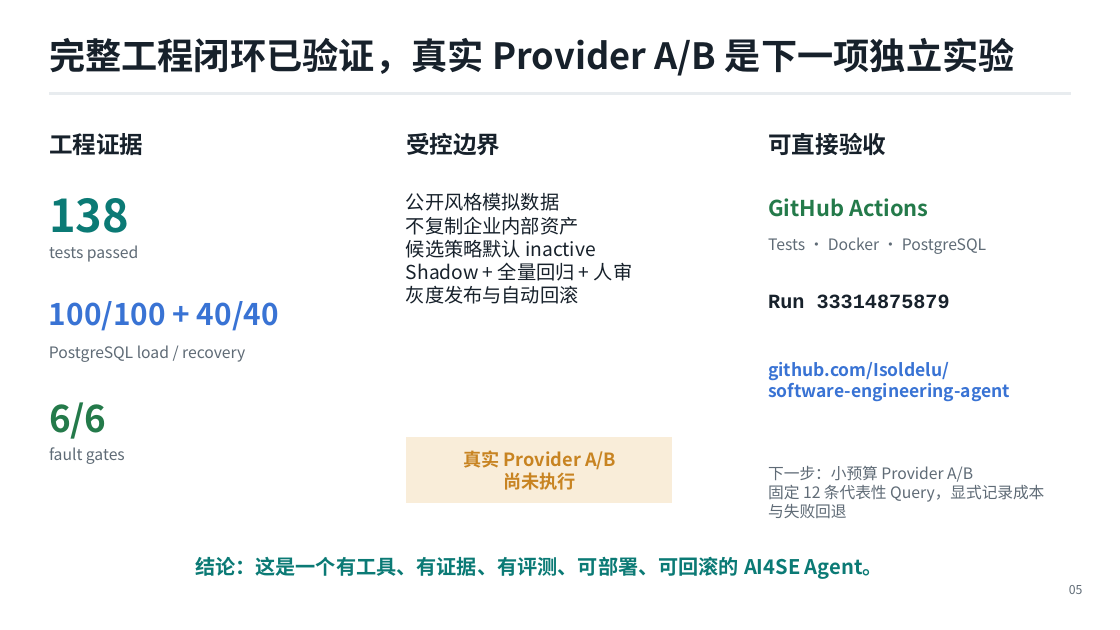
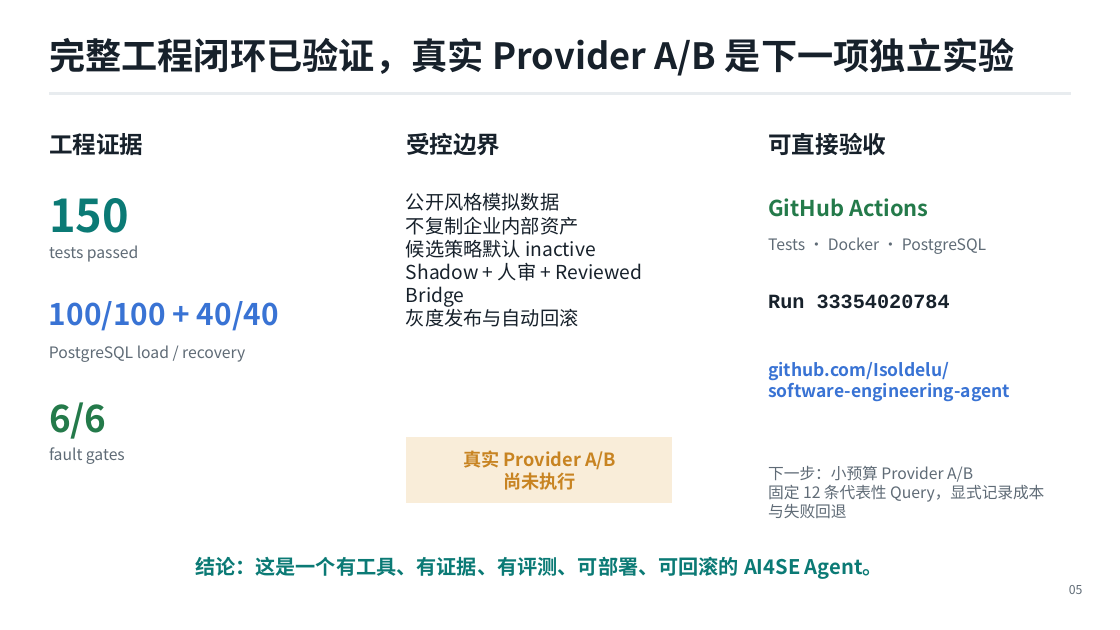
Before and after one commit to Isoldelu/software-engineering-agent, a slide deck: slide 5 of docs/Software-Agent-Interview-Deck.pptx. Drawn at 1120x630 pixels with LibreOffice and Linux fonts; fonts in the diff are those of the drawing. Boxes give left, top, right and bottom in pixels: in the first picture for what was removed or moved away, otherwise in the second. Text is boxed around its words. In the diff, an @@ line names an element or a change of style, - is before the commit and + after.

```diff
--- a/docs/Software-Agent-Interview-Deck.pptx
+++ b/docs/Software-Agent-Interview-Deck.pptx
@@ text at <box>49,198,129,233</box>: text changed @@
-138
+150
@@ text at <box>406,263,641,307</box>: text changed @@
-Shadow + 全量回归 + 人审
+Shadow + 人审 + Reviewed Bridge
@@ text at <box>768,294,950,309</box>: text changed @@
-Run 33314875879
+Run 33354020784
```
Also in this commit, not shown: 1 other slide changed, 16 other files.
